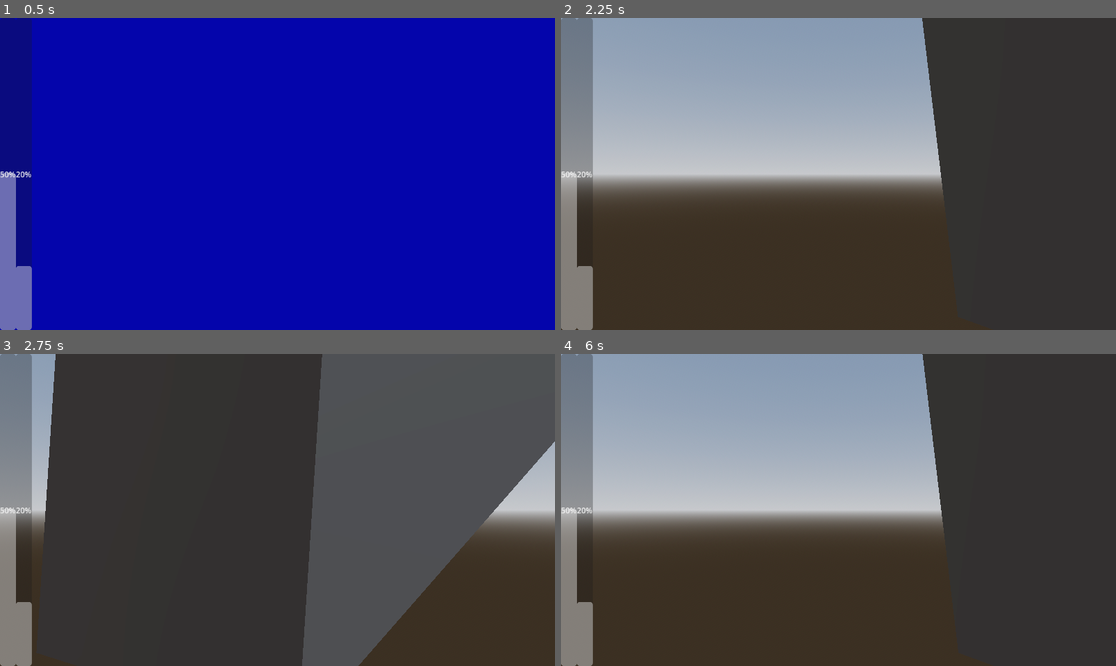
Above: before the commit, frames 1-4 (two rows, left to right).
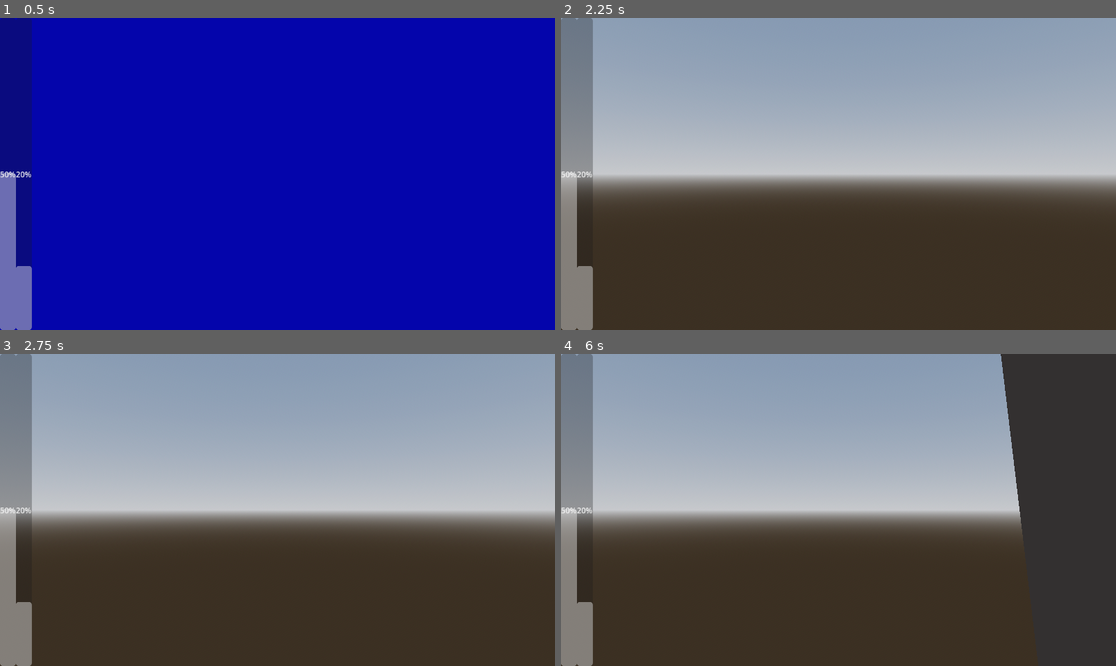
Above: after the commit, the same moments.

Repository: RyujinDraknir/GGJ-2024
Game: Godot game, scene res://scenes/main.tscn
Same seed, same stepped clock (60 frames per second), same inputs: the game is played once before the commit and once after it.
Inputs (mouse positions are in pixels of both pictures, inside the frame that each line leads up to):
- Up to frame 1 (0.5 s): no input
- Up to frame 2 (2.25 s): tap Enter at 0.5, 2 s; move the mouse to (960, 158) at 0.52 s; press the mouse at (960, 158) at 0.53 s; hold D (right) 0.53-1.28 s; tap E (zoom, bound only before the commit) at 0.8, 1.35 s; tap Space at 1.25 s; move the mouse to (727, 189) at 1.27 s; release the mouse at (727, 189) at 1.28 s; hold S (down) 1.28-2.03 s; click (727, 189) at 1.55 s; move the mouse to (894, 105) at 2.02 s; press the mouse at (894, 105) at 2.03 s; hold D (right) from 2.03 s (still down)
- Up to frame 3 (2.75 s): keep holding D (right); tap E (zoom, bound only before the commit) at 2.3 s
- Up to frame 4 (6 s): move the mouse to (810, 572) at 2.77 s; release D (right) at 2.78 s; release the mouse at (810, 572) at 2.78 s; hold W (up) 2.78-3.53 s; tap E (zoom, bound only before the commit) at 2.85, 3.8, 4.35, 5.3, 5.85 s; click (810, 572) at 3.05 s; move the mouse to (1005, 556) at 3.52 s; press the mouse at (1005, 556) at 3.53 s; hold A (left) 3.53-5.03 s; move the mouse to (672, 463) at 4.27 s; release the mouse at (672, 463) at 4.28 s; click (672, 463) at 4.55 s; tap Space at 5 s; move the mouse to (866, 510) at 5.02 s; press the mouse at (866, 510) at 5.03 s; hold S (down) 5.03-5.78 s; tap Enter at 5.75 s; move the mouse to (755, 432) at 5.77 s; release the mouse at (755, 432) at 5.78 s; hold D (right) from 5.78 s (still down)

Frame 1 is identical in both runs. In frame 2, 19% of the frame differs, in the area x 65-100%, y 0-60%; in frame 3, 58%, in the area x 7-100%, y 0-100%; in frame 4, 8.2%.

Commit message:
change zoom input and add movement after zoom

Diff:
--- a/prefabScenes/player.tscn
+++ b/prefabScenes/player.tscn
@@ -14,6 +14,7 @@
 [node name="Camera3D" type="Camera3D" parent="Pivot"]
 projection = 1
 fov = 90.0
+near = 0.001
 
 [node name="RayCast3D" type="RayCast3D" parent="Pivot/Camera3D"]
 target_position = Vector3(0, 0, -100)
--- a/project.godot
+++ b/project.godot
@@ -43,7 +43,7 @@
 }
 zoom={
 "deadzone": 0.5,
-"events": [Object(InputEventKey,"resource_local_to_scene":false,"resource_name":"","device":-1,"window_id":0,"alt_pressed":false,"shift_pressed":false,"ctrl_pressed":false,"meta_pressed":false,"pressed":false,"keycode":0,"physical_keycode":69,"key_label":0,"unicode":101,"echo":false,"script":null)
+"events": [Object(InputEventMouseButton,"resource_local_to_scene":false,"resource_name":"","device":-1,"window_id":0,"alt_pressed":false,"shift_pressed":false,"ctrl_pressed":false,"meta_pressed":false,"button_mask":0,"position":Vector2(0, 0),"global_position":Vector2(0, 0),"factor":1.0,"button_index":1,"canceled":false,"pressed":false,"double_click":false,"script":null)
 ]
 }
 add={
--- a/scripts/player.gd
+++ b/scripts/player.gd
@@ -10,28 +10,44 @@
 
 const SENS_SPEED = 3.0
 const ZOOM_SENS_SPEED = 2.0
-const LERP_ZOOM_SENS_SPEED = 2.0
+const LERP_ZOOM_SENS_SPEED = 0.5
 const LERP_ZOOM_SPEED = 9.0
 const CAMERA_ROTATION_OPTIONS : int = 8
 const CAMERA_TURN_ANGLE_DEGREES = 360 / CAMERA_ROTATION_OPTIONS
 #duration in seconds
 const ROTATION_DURATION : float = 0.4
+const SCENE_BOUNDARY : float = 500.0
+const BASE_CAMERA_POS : Vector3 = Vector3(0,0,0)
 
-var zoom : bool = false
+
 var targetRotation : Vector3
 var startRotation : Vector3
+var lastMousePosition : Vector2
+var zoom : bool
+var willZoom : bool
 
 var gravity = ProjectSettings.get_setting("physics/3d/default_gravity")
 
+func _ready():
+	Input.set_mouse_mode(Input.MOUSE_MODE_CAPTURED)
+
+func _input(event):
+	if event is InputEventMouseMotion and zoom :
+		lastMousePosition = event.relative
+		lastMousePosition = clamp(lastMousePosition, Vector2(-SCENE_BOUNDARY,-SCENE_BOUNDARY), Vector2(SCENE_BOUNDARY,SCENE_BOUNDARY))
+
 func _process(delta):
-	var input_dir = Input.get_vector("left", "right", "up", "down")
-	if Input.is_action_just_pressed("zoom"):
-		zoom = !zoom
+	willZoom = Input.is_action_pressed("zoom")
+	if !zoom && willZoom :
+		Input.warp_mouse(Vector2(0,0))
+		lastMousePosition = Vector2(0,0)
+	zoom =  willZoom
 
 	if Input.is_action_just_pressed("add"):
 		legality_component.add(10)
 	if Input.is_action_just_pressed("subtract"):
 		legality_component.subtract(10)
+
 	var canRotate = round(rad_to_deg(targetRotation.y)) == round(pivot.rotation_degrees.y)
 	if canRotate && Input.is_action_just_pressed("left"):
 		targetRotation = pivot.rotation
@@ -42,15 +58,18 @@
 
 	var tween = get_tree().create_tween()
 	tween.tween_property(pivot, "rotation", targetRotation, ROTATION_DURATION)
-	#rotation.y = clamp(self.rotation.y, min(baseCRotYDeg, toAngle), max(baseCRotYDeg, toAngle))
 
 	var zoomSource
 	if zoom:
-		camera.position.z = lerp(camera.position.z,-2.0,delta*LERP_ZOOM_SPEED)
-		#camera.position.y = lerp(camera.position.y, input_dir.y*ZOOM_SENS_SPEED,delta*LERP_ZOOM_SENS_SPEED)
-		#camera.position.x = lerp(camera.position.x, input_dir.x*ZOOM_SENS_SPEED,delta*LERP_ZOOM_SENS_SPEED)
+		#print(camera.position)
+		camera.position.z = lerp(camera.position.z,-15.0,delta*LERP_ZOOM_SPEED)
+
+
+		camera.position.y = lerp(camera.position.y, -lastMousePosition.y, delta*LERP_ZOOM_SENS_SPEED)
+		camera.position.x = lerp(camera.position.x, lastMousePosition.x, delta*LERP_ZOOM_SENS_SPEED)
 	else:
-		camera.position.z = lerp(camera.position.z,pivot.position.z,delta*LERP_ZOOM_SPEED)
+		camera.position = lerp(camera.position,BASE_CAMERA_POS,delta*LERP_ZOOM_SPEED)
+		#print("pas zoomed")
 		#rotate_y(deg_to_rad(-input_dir.x*SENS_SPEED))
 		#pivot.rotate_x(deg_to_rad(-input_dir.y*SENS_SPEED))
 
